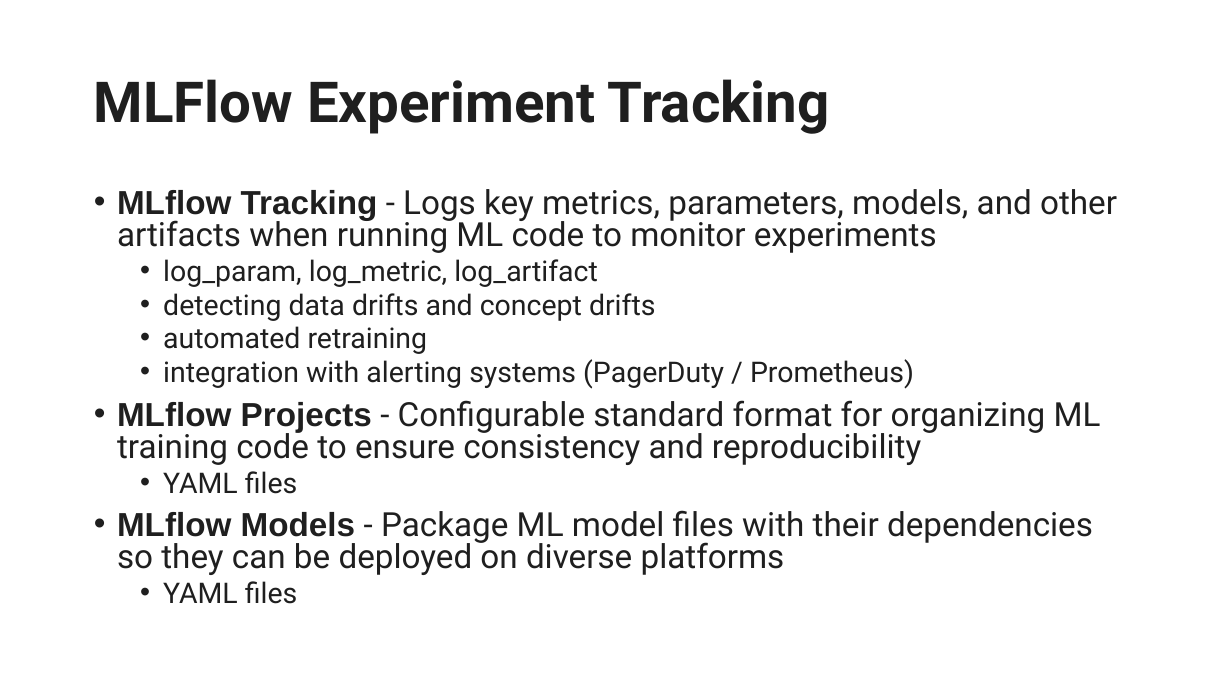
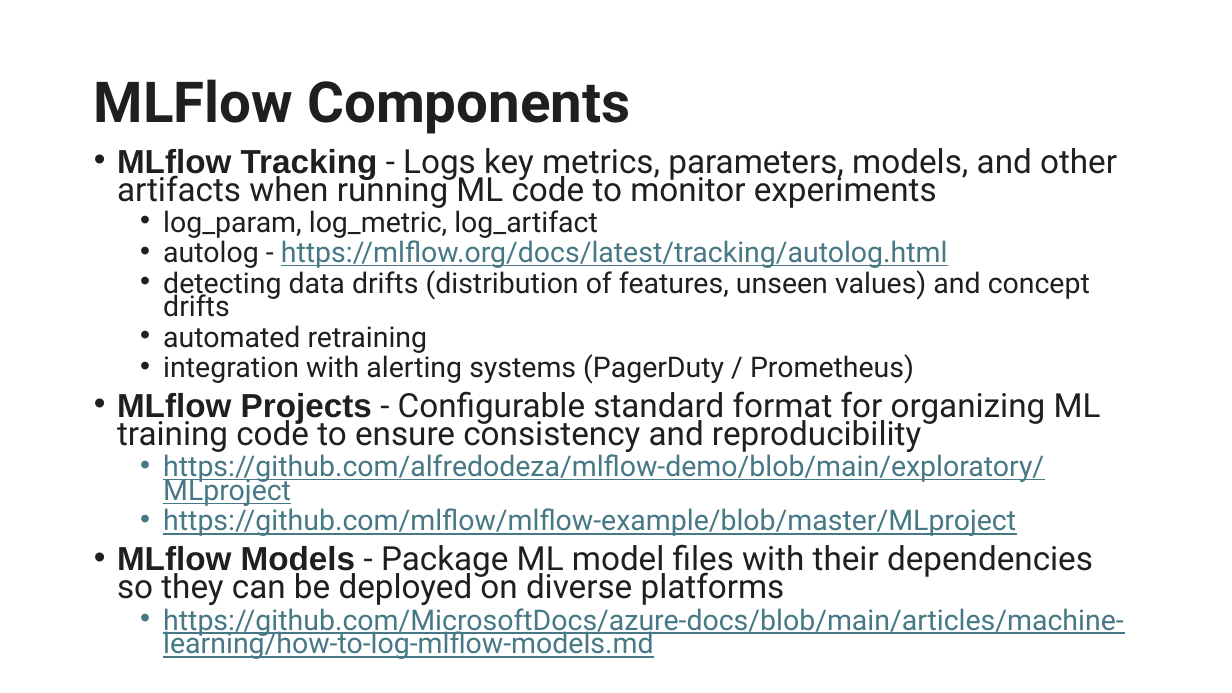
Before and after one commit to lingea-research/MLOps_Workshop, a slide deck: slide 13 of presentation/MLOps-Why-and-How.pptx (slide 12 before the commit). Drawn at 1232x693 pixels with LibreOffice and Linux fonts; fonts in the diff are those of the drawing. Boxes give left, top, right and bottom in pixels: in the first picture for what was removed or moved away, otherwise in the second. Text is boxed around its words. In the diff, an @@ line names an element or a change of style, - is before the commit and + after.

```diff
--- a/presentation/MLOps-Why-and-How.pptx
+++ b/presentation/MLOps-Why-and-How.pptx
@@ title at [94,79,630,134]: text changed @@
-MLFlow Experiment Tracking
+MLFlow Components
@@ text "MLflow Tracking - Logs key ...": place and size @@
-text "MLflow Tracking - Logs key ..." at [117,189,1117,604]
+text "MLflow Tracking - Logs key ..." at [117,148,1124,659]
@@ text at [117,148,1117,605]: line spacing 0.8 to 0.7 @@
@@ text at [163,236,1090,317]: text changed @@
-  • detecting data drifts and concept drifts
+  • autolog - https://mlflow.org/docs/latest/tracking/autolog.html
+  • detecting data drifts (distribution of features, unseen values) and concept drifts
@@ text at [163,450,1044,536]: text changed; text colour #1F1F1F to #467886 @@
-  • YAML files
+  • https://github.com/alfredodeza/mlflow-demo/blob/main/exploratory/MLproject
+  • https://github.com/mlflow/mlflow-example/blob/master/MLproject
@@ text at [163,603,1124,659]: text changed; text colour #1F1F1F to #467886 @@
-  • YAML files
+  • https://github.com/MicrosoftDocs/azure-docs/blob/main/articles/machine-learning/how-to-log-mlflow-models.md
```
Also in this commit, not shown: 6 other slides changed, 2 slides added, 7 other files.
